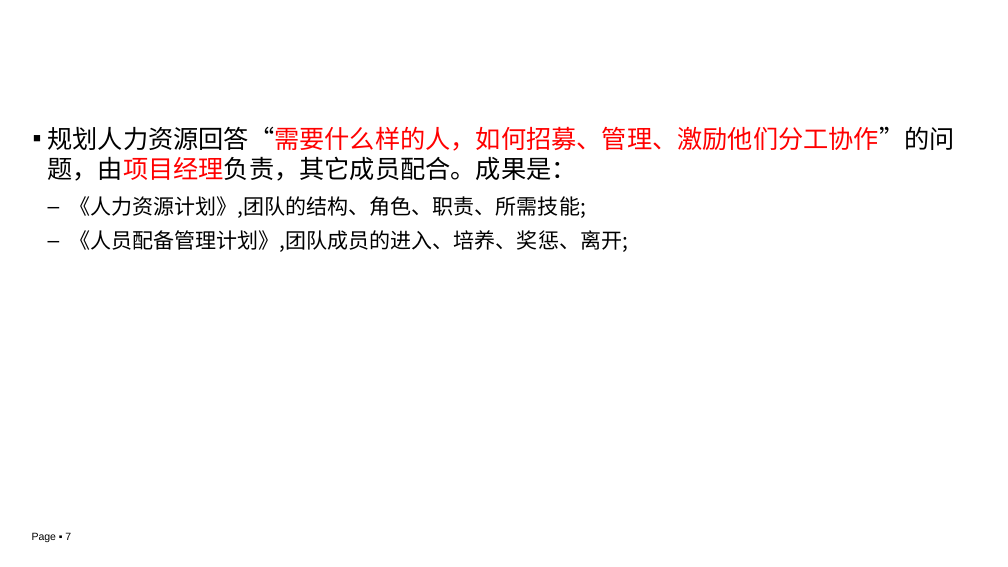
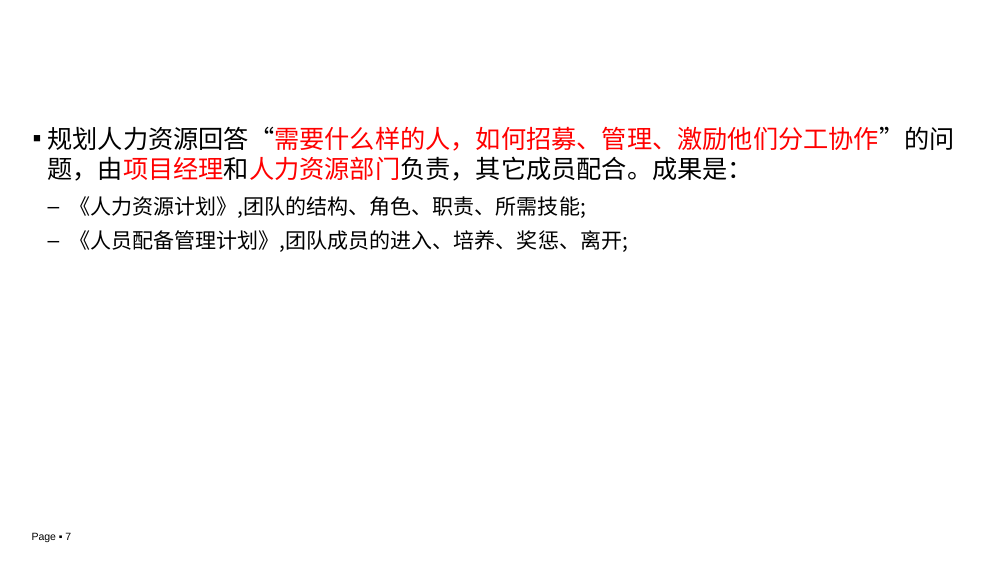
Before and after one commit to edu2act/course-IT-Project-Management, a slide deck: slide 7 of materials/slides/ch03-5.pptx. Drawn at 1008x567 pixels with LibreOffice and Linux fonts; fonts in the diff are those of the drawing; background and template pictures are left out. Boxes give left, top, right and bottom in pixels: in the first picture for what was removed or moved away, otherwise in the second. Text is boxed around its words. In the diff, an @@ line names an element or a change of style, - is before the commit and + after.

```diff
--- a/materials/slides/ch03-5.pptx
+++ b/materials/slides/ch03-5.pptx
@@ text at [48,126,955,181]: text changed; text colour #000000 to #FF0000 @@
-▪ 规划人力资源回答“需要什么样的人，如何招募、管理、激励他们分工协作”的问题，由项目经理负责，其它成员配合。成果是：
+▪ 规划人力资源回答“需要什么样的人，如何招募、管理、激励他们分工协作”的问题，由项目经理和人力资源部门负责，其它成员配合。成果是：
```
Also in this commit, not shown: 4 other slides changed, 11 other files.
